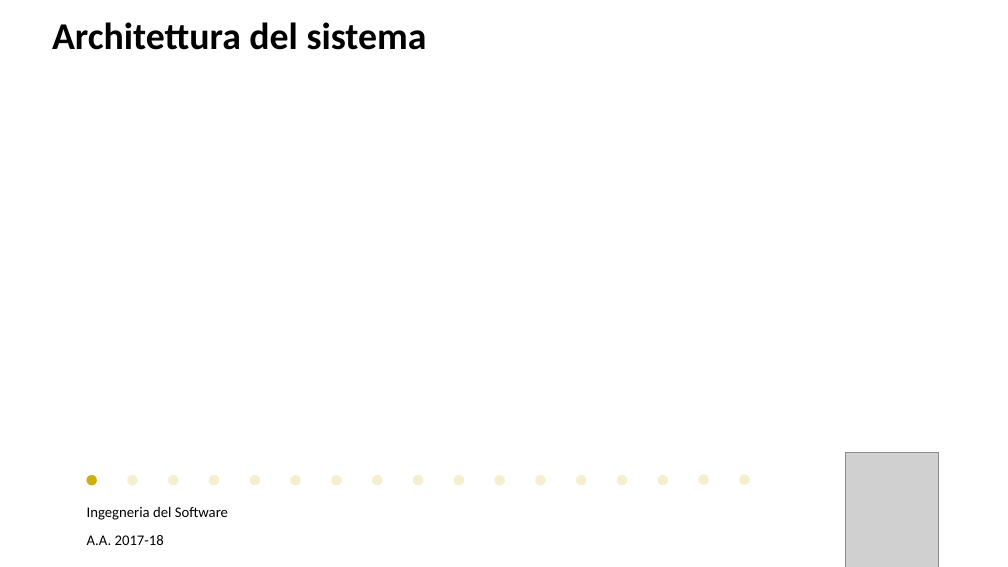
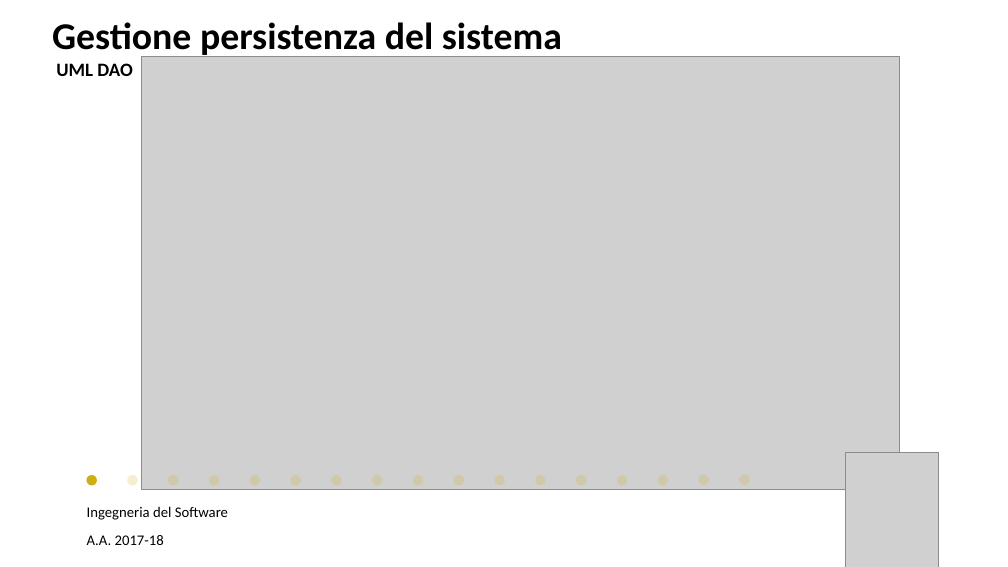
Before and after one commit to ahmedibrahim97/Progetto-H18, a slide deck: slide 12 of Documentazione/Presentazione Progetto H18.pptx (slide 11 before the commit). Drawn at 1008x567 pixels with LibreOffice and Linux fonts; fonts in the diff are those of the drawing; grey boxes stand for pictures. Boxes give left, top, right and bottom in pixels: in the first picture for what was removed or moved away, otherwise in the second. Text is boxed around its words. In the diff, an @@ line names an element or a change of style, - is before the commit and + after.

Commit message:
Add files via upload
mia presentazione

```diff
--- a/Documentazione/Presentazione Progetto H18.pptx
+++ b/Documentazione/Presentazione Progetto H18.pptx
@@ text at [52, 22, 562, 76]: text changed @@
-Architettura del sistema
+Gestione persistenza del sistema
+UML DAO
@@ picture added at [142, 57, 900, 489] @@
```
Also in this commit, not shown: 2 slides added.
